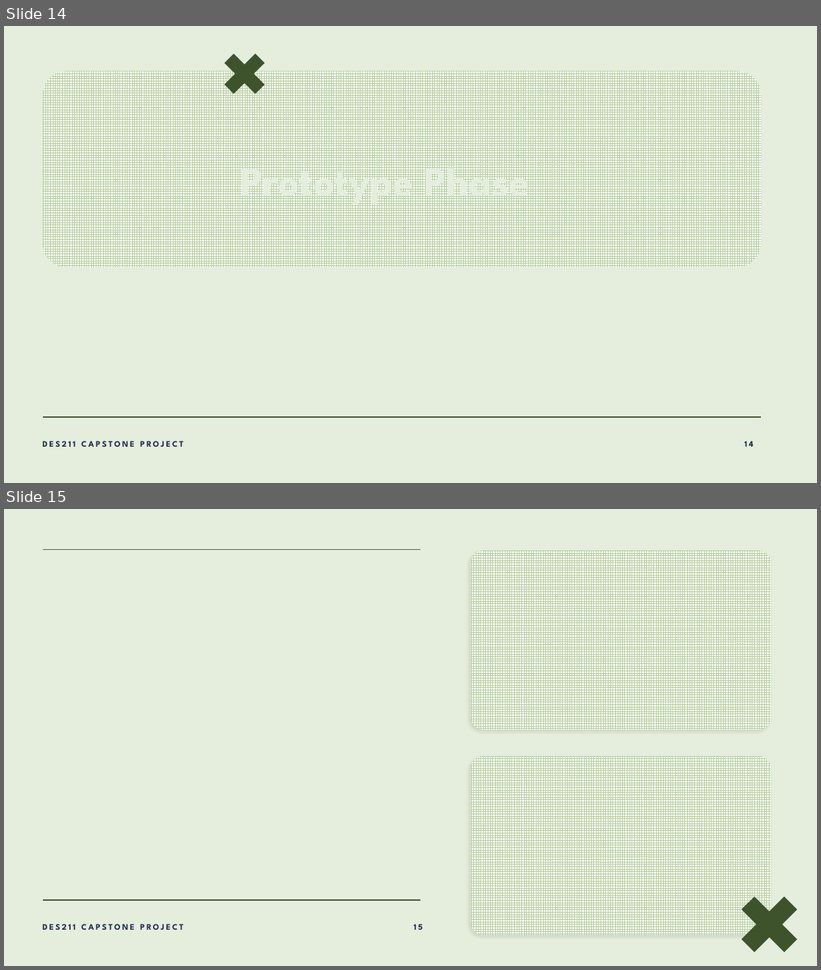
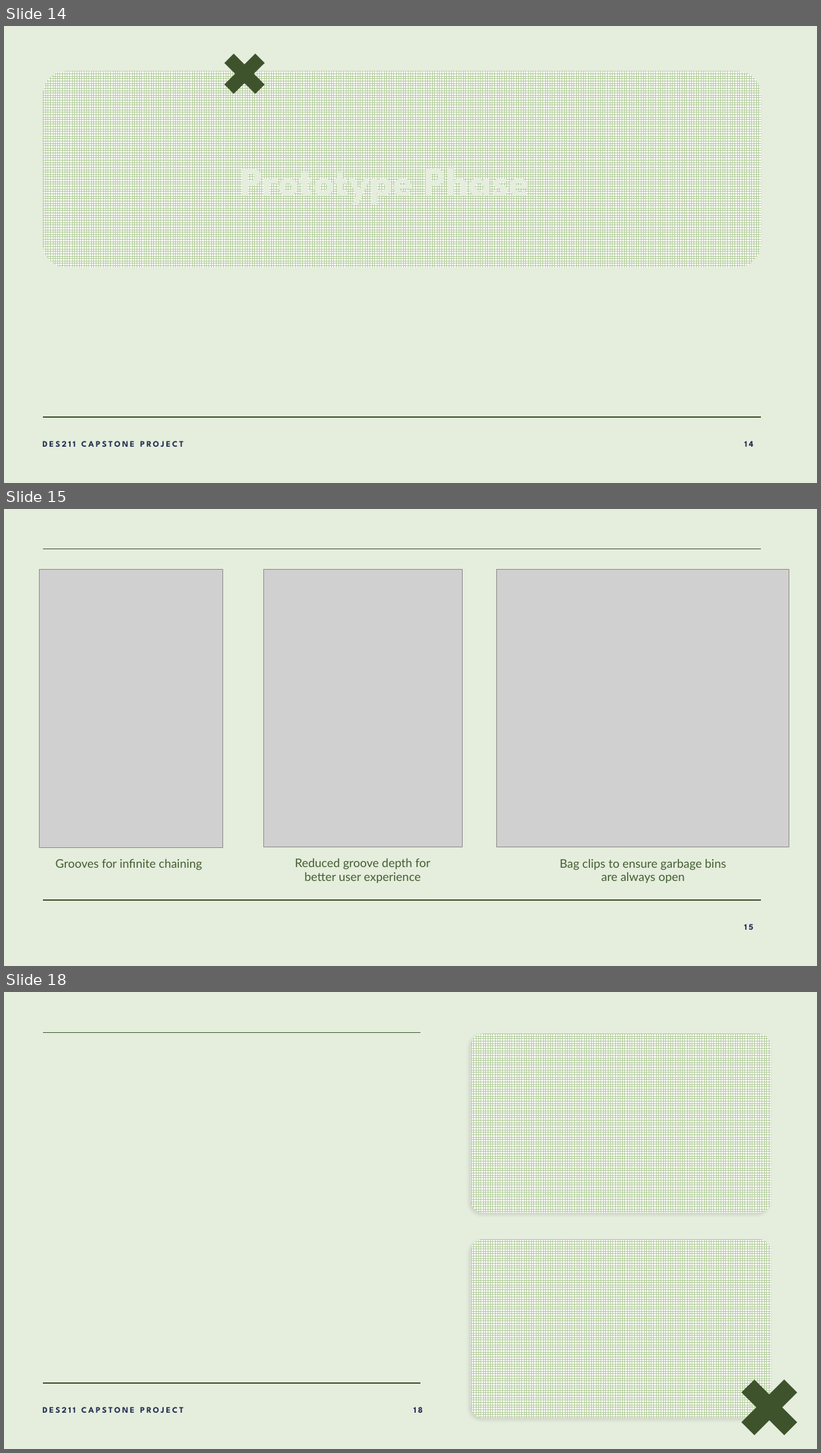
Before and after one commit to lalitm1004/DES211-CCD, a slide deck: presentation.pptx. Shown one above the other, each under a label of ours: slides 14 and 15 before the commit, slides 14, 15 and 18 after it; the slides between them are not shown. The pictures are 821x970 and 821x1453 pixels, drawn with LibreOffice and Linux fonts; fonts in the diff are those of the drawing; grey boxes stand for pictures; background and template pictures are left out. Boxes give left, top, right and bottom in pixels: in the first picture for what was removed or moved away, otherwise in the second. Text is boxed around its words. In the diff, an @@ line names an element or a change of style, - is before the commit and + after.

```diff
--- a/presentation.pptx
+++ b/presentation.pptx
@@ slide 15 added at (x1=4, y1=509, x2=817, y2=966), background #E5EDDD; not listed: 1 template element that a slide beside it also shows @@
@@ line added from (43, 549) to (761, 549), #3E532A 1 pt @@
@@ picture added at (x1=40, y1=569, x2=222, y2=848) @@
@@ picture added at (x1=263, y1=569, x2=462, y2=848) @@
@@ picture added at (x1=497, y1=569, x2=789, y2=848) @@
@@ text added at (x1=55, y1=859, x2=203, y2=871), 14 pt, text #435F30 @@
+Grooves for infinite chaining
@@ text added at (x1=295, y1=858, x2=430, y2=883), 14 pt, text #435F30 @@
+Reduced groove depth for
+better user experience
@@ text added at (x1=560, y1=859, x2=726, y2=883), 14 pt, text #435F30 @@
+Bag clips to ensure garbage bins
+are always open
@@ page number added at (x1=745, y1=924, x2=754, y2=930), 10 pt, text #222F51, bold @@
+15
@@ what was slide 15 is now slide 18 @@
```
Also in this commit, not shown: 2 other slides added, 1 other file.
